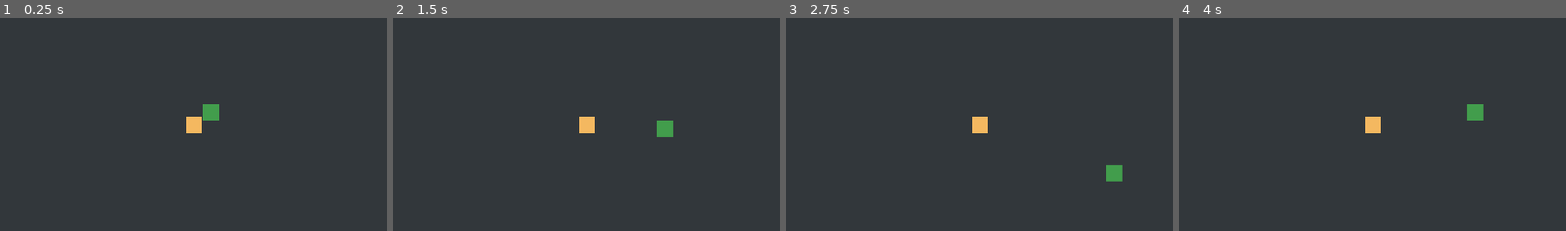
Above: before the commit, frames 1-4 (left to right).
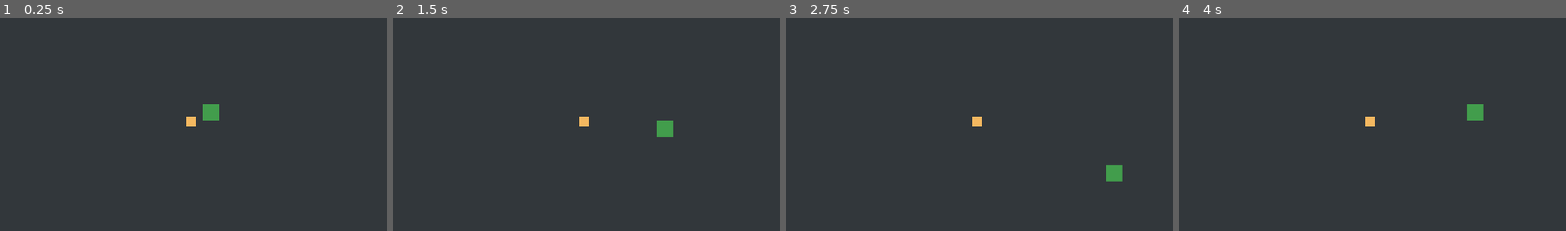
Above: after the commit, the same moments.

Repository: ProgrammingLogic/GoDot-SnakeGame
Game: Godot game, scene res://src/main.tscn
The game is run twice, just before and just after one commit, with the same random seed, the same clock (stepped at 60 frames per second) and the same inputs.
Inputs:
- Up to frame 1 (0.25 s): no input
- Up to frame 2 (1.5 s): tap Enter at 0.5 s; hold Right (turn_right) 0.53-1.28 s; hold Down (turn_down) from 1.28 s (still down)
- Up to frame 3 (2.75 s): release Down (turn_down) at 2.03 s; hold Right (turn_right) from 2.03 s (still down)
- Up to frame 4 (4 s): release Right (turn_right) at 2.78 s; hold Up (turn_up) 2.78-3.53 s; hold Left (turn_left) from 3.53 s (still down)
The pictures show only the part of the screen within x 24-74%, y 29-79%; the shares and areas given below are measured in that part.

The runs differ from the first frame. In frame 1, 0.2% of the frame differs, in the area x 48-53%, y 46-55%; in frame 2, 0.2%; in frame 3, 0.2%; in frame 4, 0.2%.

Commit message:
Begin adding coin

Diff:
--- a/src/Snake.gd
+++ b/src/Snake.gd
@@ -1,7 +1,9 @@
-extends Area2D
+extends CharacterBody2D
+
+@export var coin_scene: PackedScene
+@export var game_area_scene: PackedScene
 
 var speed = 0
-var velocity = Vector2(0, 0)
 var screen
 var screen_size
 var center_of_screen
@@ -66,3 +68,27 @@
 	# If we are above the game_area
 	elif position.y < game_position.y:
 		position.y = game_position.y + game_size.y
+
+
+#func _on_area_entered(area):
+	#print("collision")
+	#if area == game_area_scene:
+		#print("collision with game area")
+	#elif area == coin_scene:
+		#print("collision with coin")
+
+
+#func _on_area_shape_entered(area_rid, area, area_shape_index, local_shape_index):
+	#print("collision")
+	#if area == game_area_scene:
+		#print("collision with game area")
+	#elif area == coin_scene:
+		#print("collision with coin")
+
+
+func _on_body_entered(body):
+	print("collision")
+	if body == game_area_scene.get_node("GameArea/GameAreaCollisionBox"):
+		print("collision with game area")
+	elif body == coin_scene.get_node("CollisionShape2D"):
+		print("collision with coin")
--- a/src/coin.tscn
+++ b/src/coin.tscn
@@ -1,15 +1,16 @@
 [gd_scene load_steps=2 format=3 uid="uid://dflaabkdjhmam"]
 
 [sub_resource type="RectangleShape2D" id="RectangleShape2D_lrfxx"]
-size = Vector2(40, 40)
+size = Vector2(24, 24)
 
 [node name="Coin" type="StaticBody2D"]
+disable_mode = 1
 
 [node name="CollisionShape2D" type="CollisionShape2D" parent="."]
-position = Vector2(20, 20)
+position = Vector2(12, 12)
 shape = SubResource("RectangleShape2D_lrfxx")
 
 [node name="ColorRect" type="ColorRect" parent="."]
-offset_right = 40.0
-offset_bottom = 40.0
+offset_right = 24.0
+offset_bottom = 24.0
 color = Color(0.956863, 0.721569, 0.376471, 1)
--- a/src/snake.tscn
+++ b/src/snake.tscn
@@ -1,13 +1,17 @@
-[gd_scene load_steps=3 format=3 uid="uid://dk40x74wnkvmc"]
+[gd_scene load_steps=5 format=3 uid="uid://dk40x74wnkvmc"]
 
 [ext_resource type="Script" path="res://src/Snake.gd" id="1_ahgnr"]
+[ext_resource type="PackedScene" uid="uid://dflaabkdjhmam" path="res://src/coin.tscn" id="2_wqroy"]
+[ext_resource type="PackedScene" uid="uid://cdofk3jv8jmot" path="res://src/main.tscn" id="3_cm6pd"]
 
 [sub_resource type="RectangleShape2D" id="RectangleShape2D_qmaqv"]
 size = Vector2(40, 40)
 
-[node name="Snake" type="Area2D"]
+[node name="Snake" type="CharacterBody2D"]
 position = Vector2(16, 16)
 script = ExtResource("1_ahgnr")
+coin_scene = ExtResource("2_wqroy")
+game_area_scene = ExtResource("3_cm6pd")
 metadata/_edit_group_ = true
 
 [node name="SnakeHead" type="ColorRect" parent="."]
